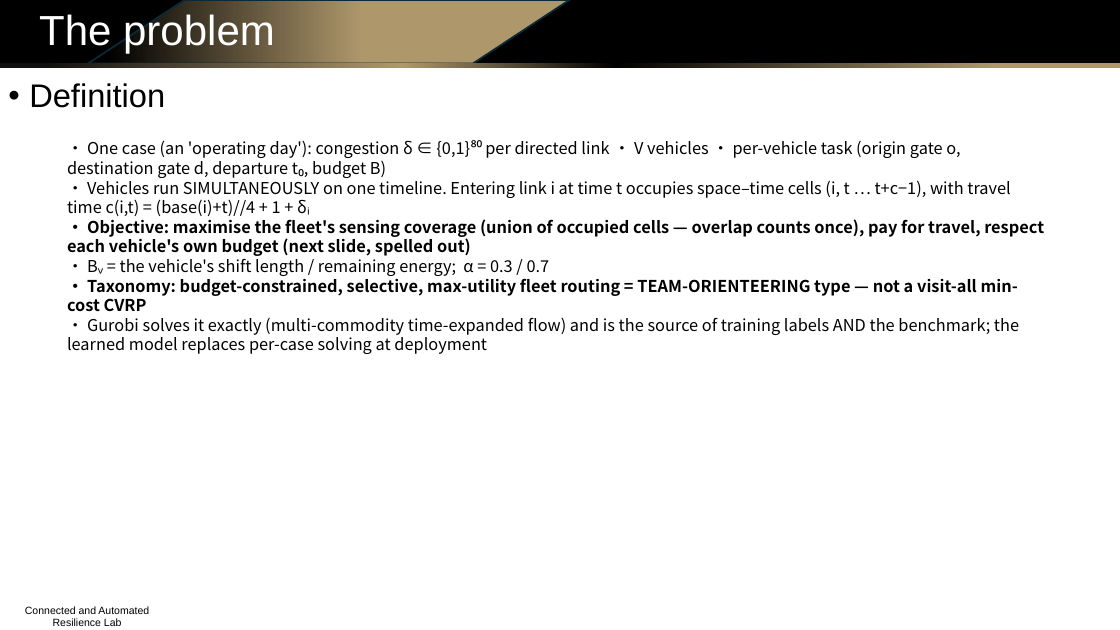
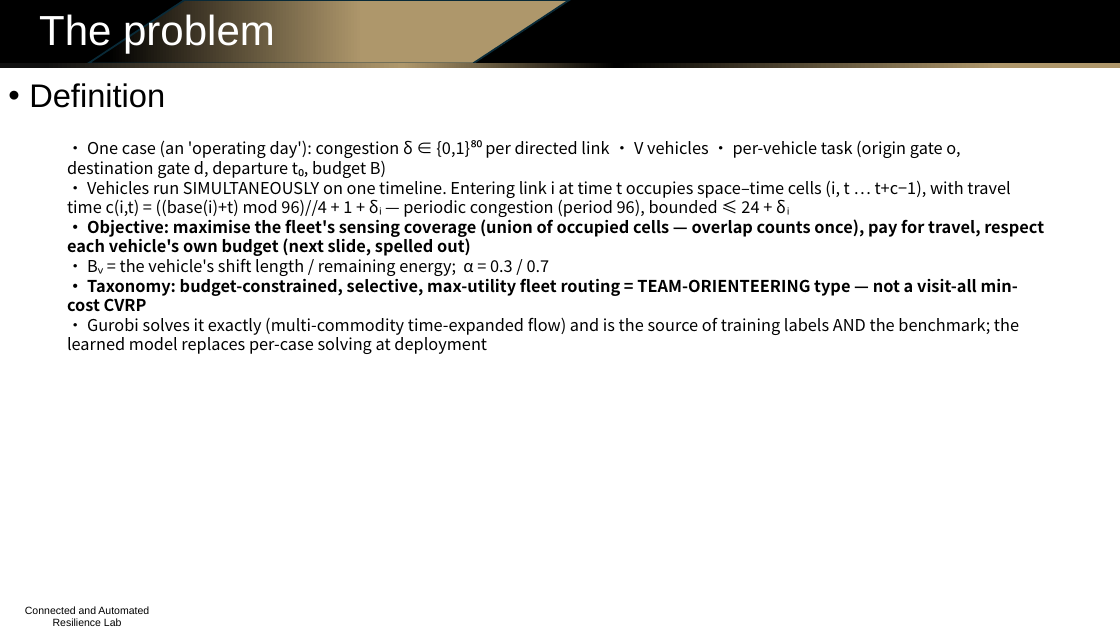
Before and after one commit to Dylan-Wyl10/RoboSense, a slide deck: slide 3 of experiments/20260804-budget-conditioning/ppt/sensing_routing_method_and_results.pptx. Drawn at 1120x630 pixels with LibreOffice and Linux fonts; fonts in the diff are those of the drawing; background and template pictures are left out. Boxes give left, top, right and bottom in pixels: in the first picture for what was removed or moved away, otherwise in the second. Text is boxed around its words. In the diff, an @@ line names an element or a change of style, - is before the commit and + after.

```diff
--- a/experiments/20260804-budget-conditioning/ppt/sensing_routing_method_and_results.pptx
+++ b/experiments/20260804-budget-conditioning/ppt/sensing_routing_method_and_results.pptx
@@ text at (67,177,1010,217): text changed @@
-• Vehicles run SIMULTANEOUSLY on one timeline. Entering link i at time t occupies space–time cells (i, t … t+c−1), with travel time c(i,t) = (base(i)+t)//4 + 1 + δᵢ
+• Vehicles run SIMULTANEOUSLY on one timeline. Entering link i at time t occupies space–time cells (i, t … t+c−1), with travel time c(i,t) = ((base(i)+t) mod 96)//4 + 1 + δᵢ — periodic congestion (period 96), bounded ≤ 24 + δᵢ
```
Also in this commit, not shown: 4 other slides changed, 6 other files.
